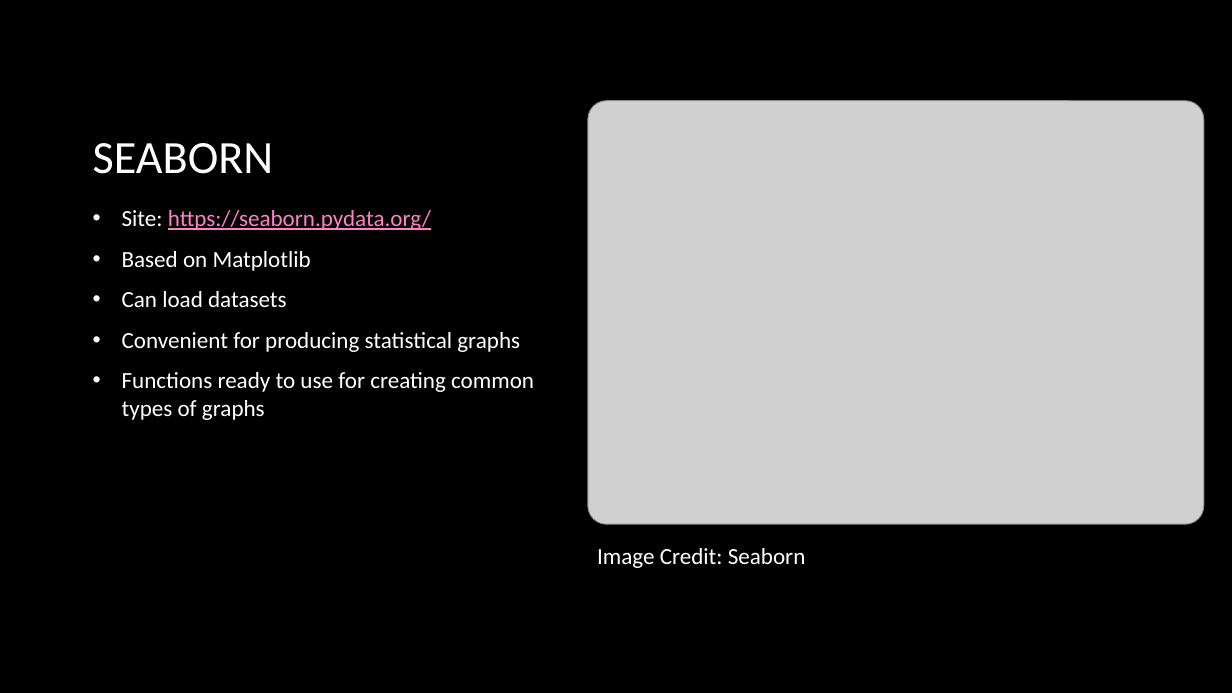
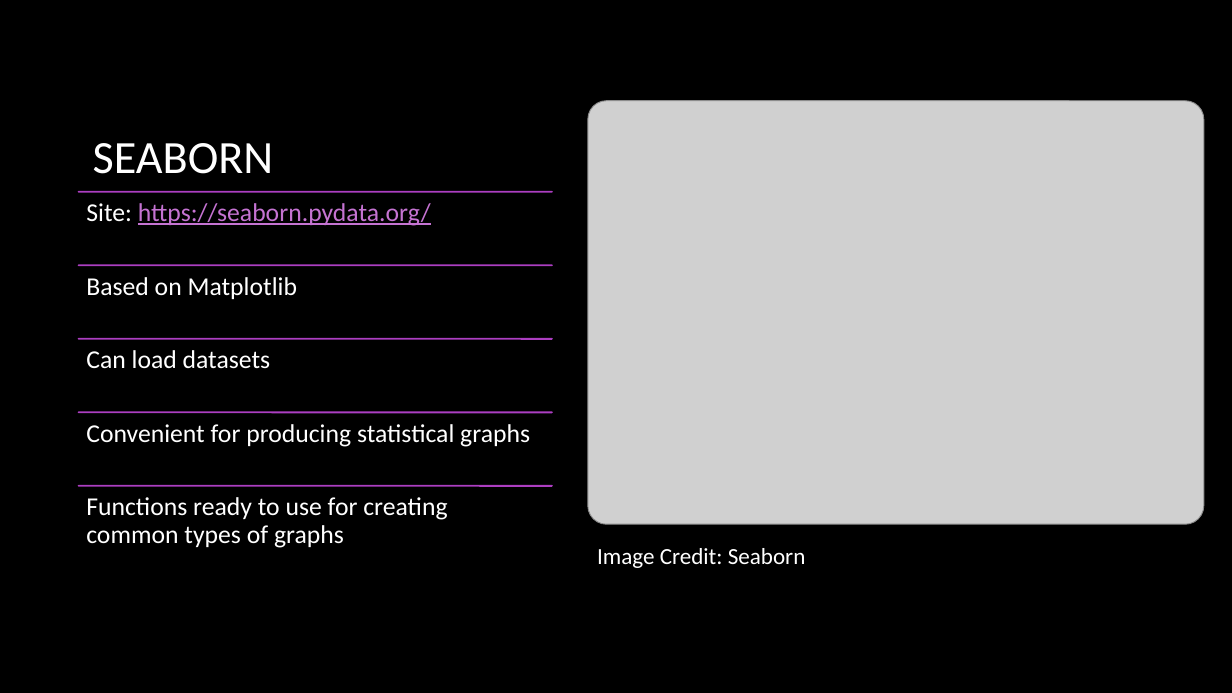
Before and after one commit to smandhai/Astro-Data-Handling-Tutorials, a slide deck: slide 18 of Intro to Astro-data .pptx. Drawn at 1232x693 pixels with LibreOffice and Linux fonts; fonts in the diff are those of the drawing; grey boxes stand for pictures; background and template pictures are left out. Boxes give left, top, right and bottom in pixels: in the first picture for what was removed or moved away, otherwise in the second. Text is boxed around its words. In the diff, an @@ line names an element or a change of style, - is before the commit and + after.

```diff
--- a/Intro to Astro-data .pptx
+++ b/Intro to Astro-data .pptx
@@ text removed at [122,210,534,420] @@
-• Site: https://seaborn.pydata.org/
-• Based on Matplotlib
-• Can load datasets
-• Convenient for producing statistical graphs
-• Functions ready to use for creating common types of graphs
@@ group added at [79,192,552,548]: 5 lines, 5 texts @@
+Site: https://seaborn.pydata.org/
+Based on Matplotlib
+Can load datasets
+Convenient for producing statistical graphs
+Functions ready to use for creating common types of graphs
```
Also in this commit, not shown: 11 other slides changed, 2 slides added, 1 slide removed, 1 other file.
